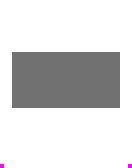
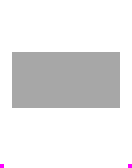
Layers edited between the first and the second 132×168 image:
"Rectangle 1" (1st of 3): opacity 100% → 62% over [12, 52, 120, 108]
added layer "Rectangle 1" (2nd of 3) (95%) above "Layer 4" over [12, 52, 120, 108]
hid "Rounded Rectangle 1", moved it below "Rectangle 1" over [12, 52, 120, 108]
